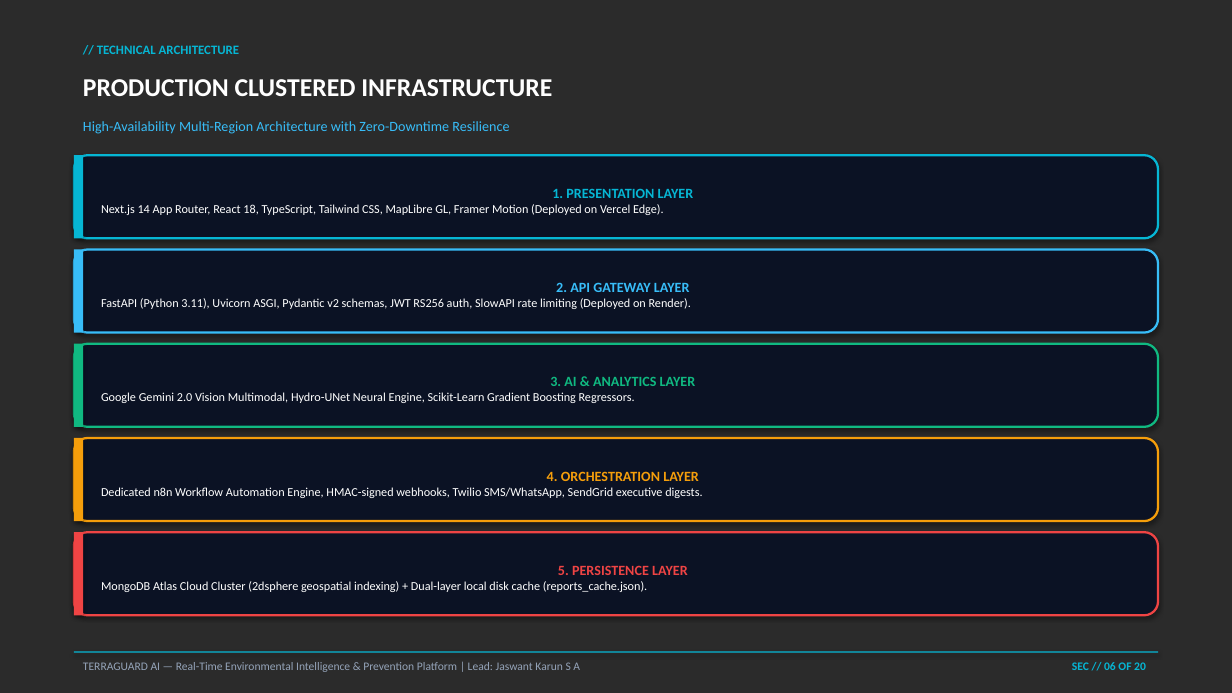
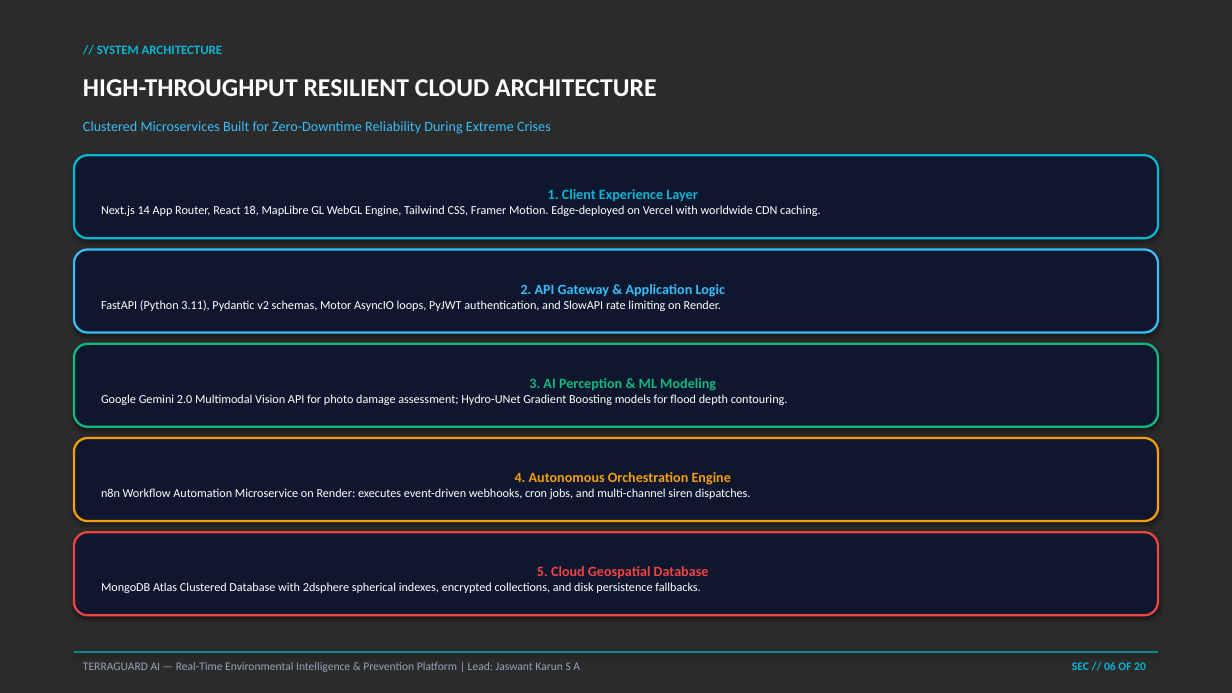
Before and after one commit to Jaswant-Karun/TerraGuard-AI, a slide deck: slide 6 of INFINEX_2K26_TerraGuard_AI_Presentation.pptx. Drawn at 1232x693 pixels with LibreOffice and Linux fonts; fonts in the diff are those of the drawing; background and template pictures are left out; a plain dark background stands for a picture behind light text. Boxes give left, top, right and bottom in pixels: in the first picture for what was removed or moved away, otherwise in the second. Text is boxed around its words. In the diff, an @@ line names an element or a change of style, - is before the commit and + after.

```diff
--- a/INFINEX_2K26_TerraGuard_AI_Presentation.pptx
+++ b/INFINEX_2K26_TerraGuard_AI_Presentation.pptx
@@ text at (97,45,222,54): text changed @@
-// TECHNICAL ARCHITECTURE
+// SYSTEM ARCHITECTURE
@@ text at (83,79,657,96): text changed @@
-PRODUCTION CLUSTERED INFRASTRUCTURE
+HIGH-THROUGHPUT RESILIENT CLOUD ARCHITECTURE
@@ text at (83,121,551,134): text changed @@
-High-Availability Multi-Region Architecture with Zero-Downtime Resilience
+Clustered Microservices Built for Zero-Downtime Reliability During Extreme Crises
@@ rectangle removed at (74,155,83,238) @@
@@ text in rounded rectangle at (101,189,820,216): text changed @@
-1. PRESENTATION LAYER
-Next.js 14 App Router, React 18, TypeScript, Tailwind CSS, MapLibre GL, Framer Motion (Deployed on Vercel Edge).
+1. Client Experience Layer
+Next.js 14 App Router, React 18, MapLibre GL WebGL Engine, Tailwind CSS, Framer Motion. Edge-deployed on Vercel with worldwide CDN caching.
@@ rectangle removed at (74,250,83,333) @@
@@ text in rounded rectangle at (101,284,725,311): text changed @@
-2. API GATEWAY LAYER
-FastAPI (Python 3.11), Uvicorn ASGI, Pydantic v2 schemas, JWT RS256 auth, SlowAPI rate limiting (Deployed on Render).
+2. API Gateway & Application Logic
+FastAPI (Python 3.11), Pydantic v2 schemas, Motor AsyncIO loops, PyJWT authentication, and SlowAPI rate limiting on Render.
@@ rectangle removed at (74,344,83,427) @@
@@ text in rounded rectangle at (101,378,788,405): text changed @@
-3. AI & ANALYTICS LAYER
-Google Gemini 2.0 Vision Multimodal, Hydro-UNet Neural Engine, Scikit-Learn Gradient Boosting Regressors.
+3. AI Perception & ML Modeling
+Google Gemini 2.0 Multimodal Vision API for photo damage assessment; Hydro-UNet Gradient Boosting models for flood depth contouring.
@@ rectangle removed at (74,438,83,521) @@
@@ text in rounded rectangle at (101,472,750,499): text changed @@
-4. ORCHESTRATION LAYER
-Dedicated n8n Workflow Automation Engine, HMAC-signed webhooks, Twilio SMS/WhatsApp, SendGrid executive digests.
+4. Autonomous Orchestration Engine
+n8n Workflow Automation Microservice on Render: executes event-driven webhooks, cron jobs, and multi-channel siren dispatches.
@@ fill #0B1224 to #0E172E in 5 elements at (74,155,1158,238), (74,250,1158,333), (74,344,1158,427), (74,438,1158,521), (74,532,1158,616) @@
@@ rectangle removed at (74,532,83,616) @@
@@ text in rounded rectangle at (101,566,709,593): text changed @@
-5. PERSISTENCE LAYER
-MongoDB Atlas Cloud Cluster (2dsphere geospatial indexing) + Dual-layer local disk cache (reports_cache.json).
+5. Cloud Geospatial Database
+MongoDB Atlas Clustered Database with 2dsphere spherical indexes, encrypted collections, and disk persistence fallbacks.
```
Also in this commit, not shown: 10 other slides changed, 9 slides added, 9 slides removed, 2 other files.
